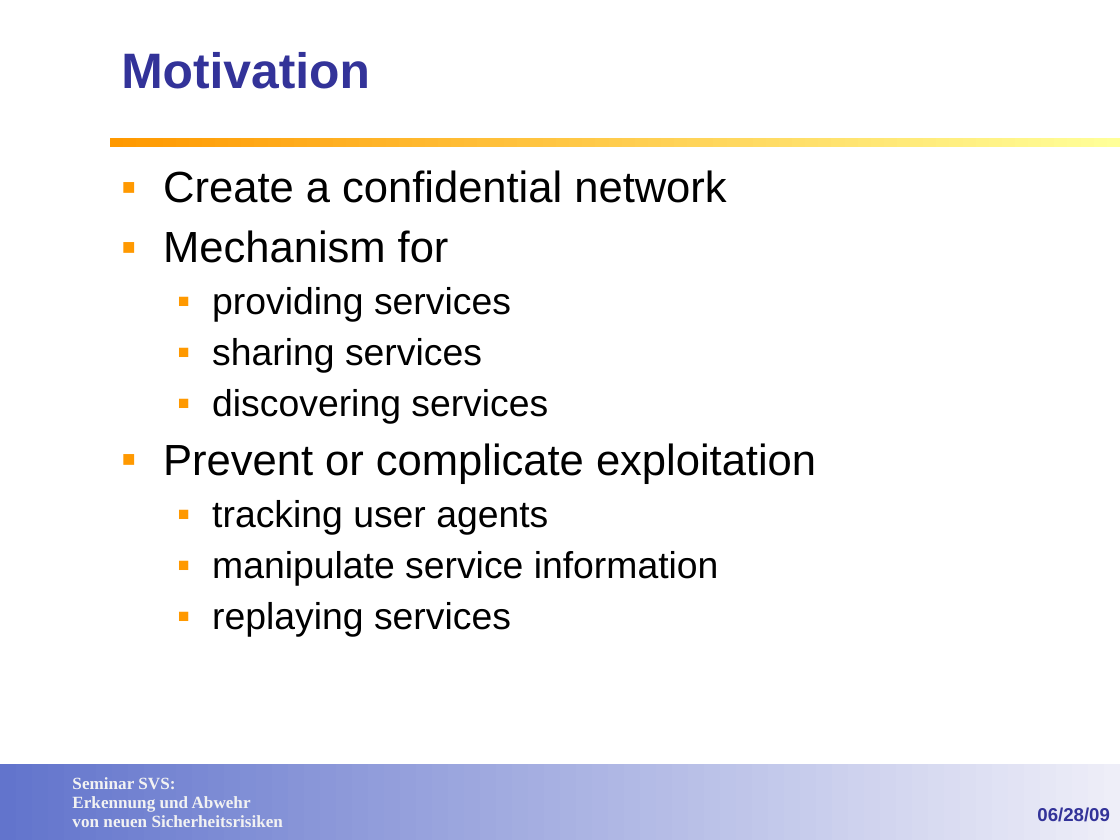
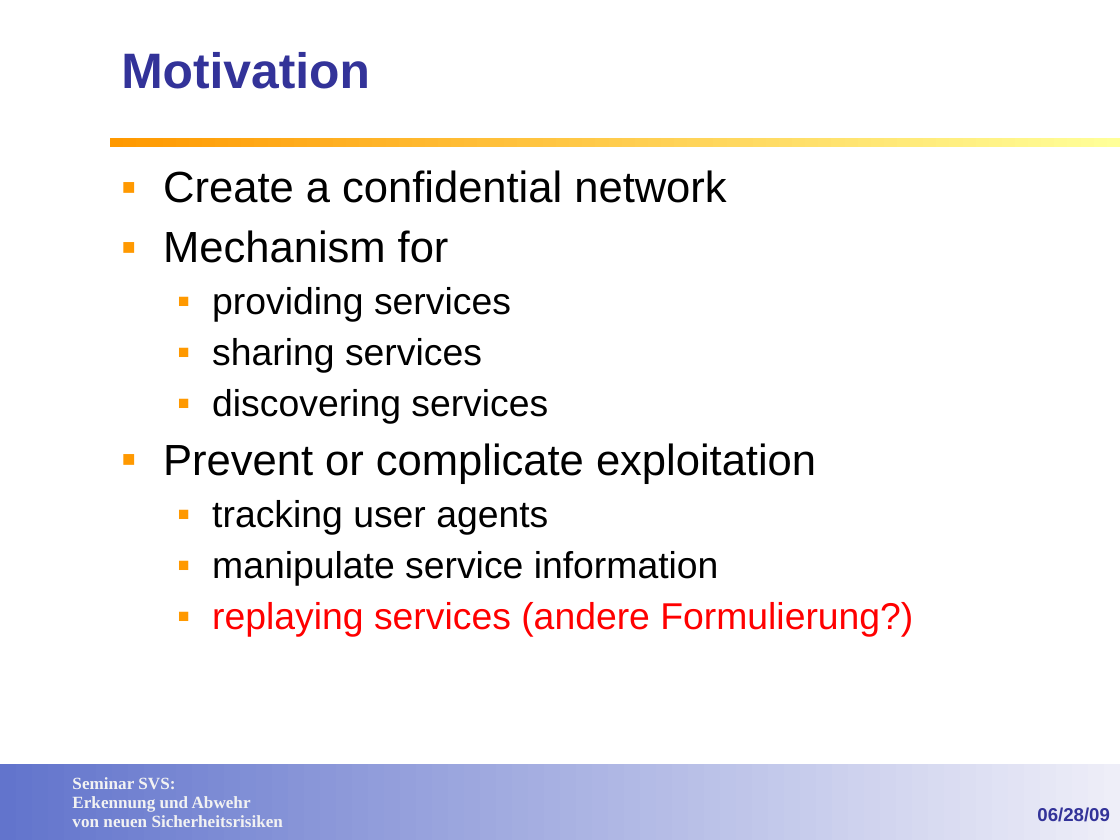
Before and after one commit to lemmy/SecuredSLP, a slide deck: slide 5 of doc/Service Discovery in open networks.ppt (slide 7 before the commit). Drawn at 1120x840 pixels with LibreOffice and Linux fonts; fonts in the diff are those of the drawing; background and template pictures are left out. Boxes give left, top, right and bottom in pixels: in the first picture for what was removed or moved away, otherwise in the second. Text is boxed around its words. In the diff, an @@ line names an element or a change of style, - is before the commit and + after.

```diff
--- a/doc/Service Discovery in open networks.ppt
+++ b/doc/Service Discovery in open networks.ppt
@@ text at [212,602,913,637]: text changed; text colour #000000 to #FF0000 @@
-  ▪ replaying services
+  ▪ replaying services (andere Formulierung?)
```
Also in this commit, not shown: 15 other slides changed.
